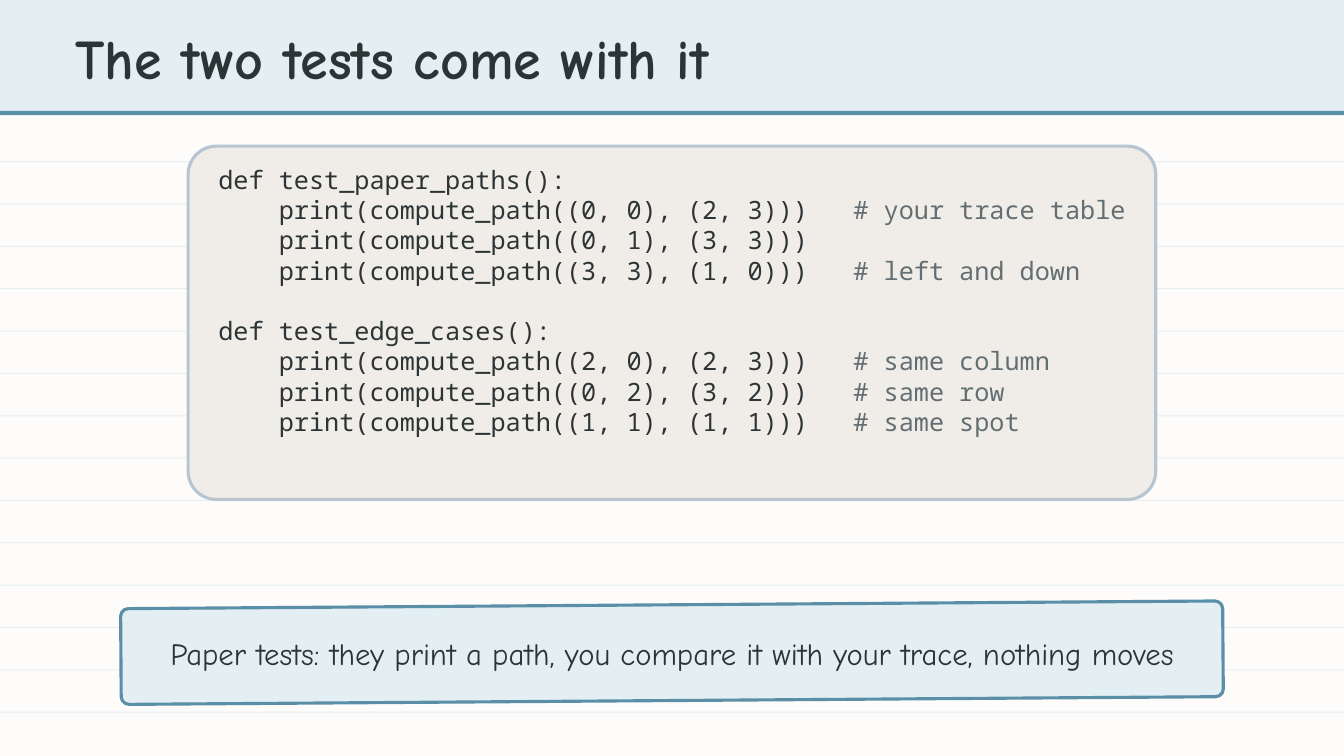
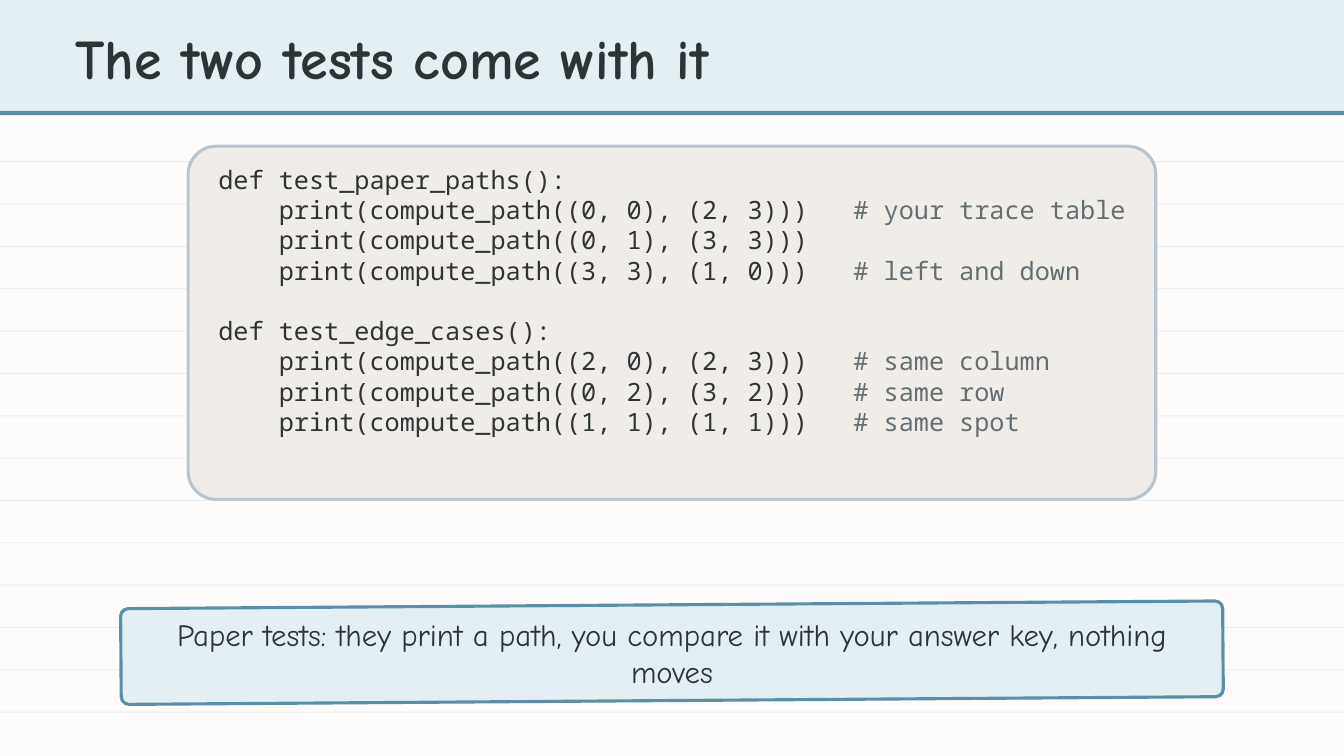
Before and after one commit to bradamiller/LearningPython, a slide deck: slide 14 of static/slides/module-04-manhattan/module-4-lesson-04-the-manhattan-algorithm.pptx. Drawn at 1344x756 pixels with LibreOffice and Linux fonts; fonts in the diff are those of the drawing. Boxes give left, top, right and bottom in pixels: in the first picture for what was removed or moved away, otherwise in the second. Text is boxed around its words. In the diff, an @@ line names an element or a change of style, - is before the commit and + after.

```diff
--- a/static/slides/module-04-manhattan/module-4-lesson-04-the-manhattan-algorithm.pptx
+++ b/static/slides/module-04-manhattan/module-4-lesson-04-the-manhattan-algorithm.pptx
@@ text at [177,625,1167,683]: text changed @@
-Paper tests: they print a path, you compare it with your trace, nothing moves
+Paper tests: they print a path, you compare it with your answer key, nothing moves
```
Also in this commit, not shown: 7 other slides changed, 2 slides added, 28 other files.
